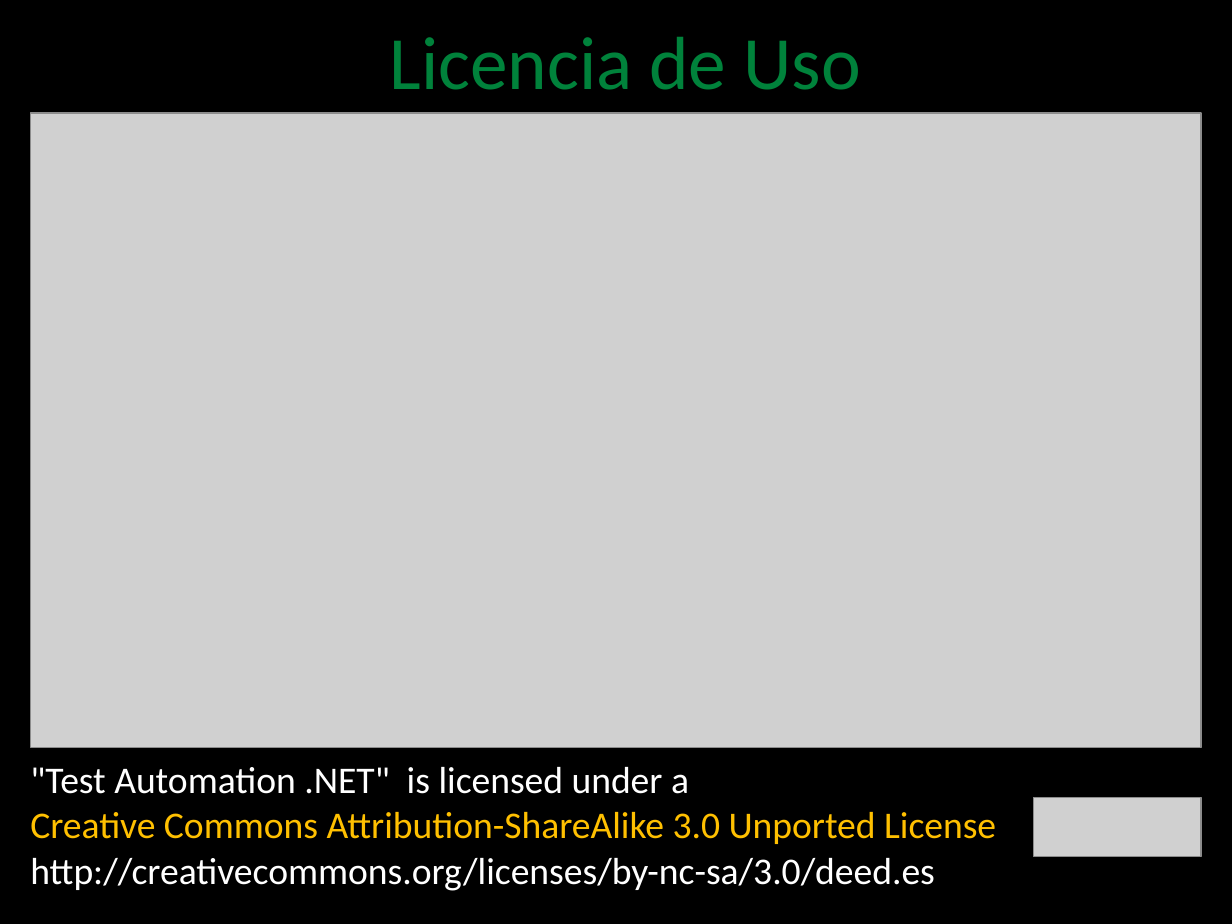
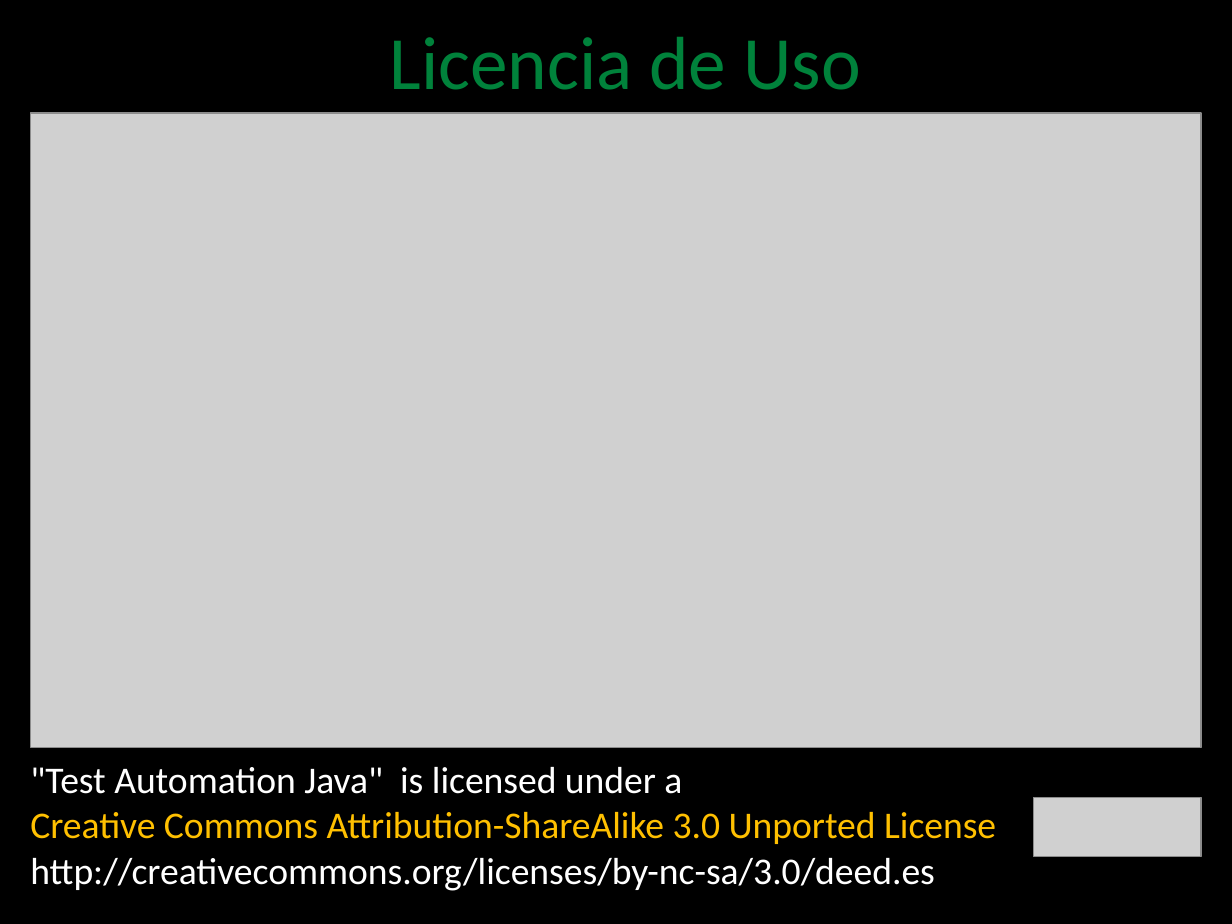
Before and after one commit to angelnunezsalazar/Test-Automation-Java, a slide deck: slide 1 of Diapositivas/0. Test Automation.pptx. Drawn at 1232x924 pixels with LibreOffice and Linux fonts; fonts in the diff are those of the drawing; grey boxes stand for pictures; background and template pictures are left out. Boxes give left, top, right and bottom in pixels: in the first picture for what was removed or moved away, otherwise in the second. Text is boxed around its words. In the diff, an @@ line names an element or a change of style, - is before the commit and + after.

```diff
--- a/Diapositivas/0. Test Automation.pptx
+++ b/Diapositivas/0. Test Automation.pptx
@@ text at (x1=30, y1=767, x2=996, y2=844): text changed @@
-"Test Automation .NET" is licensed under a
-Creative Commons Attribution-ShareAlike 3.0 Unported License
+"Test Automation Java" is licensed under a
+Creative Commons Attribution-ShareAlike 3.0 Unported License
```
Also in this commit, not shown: 6 other files.
